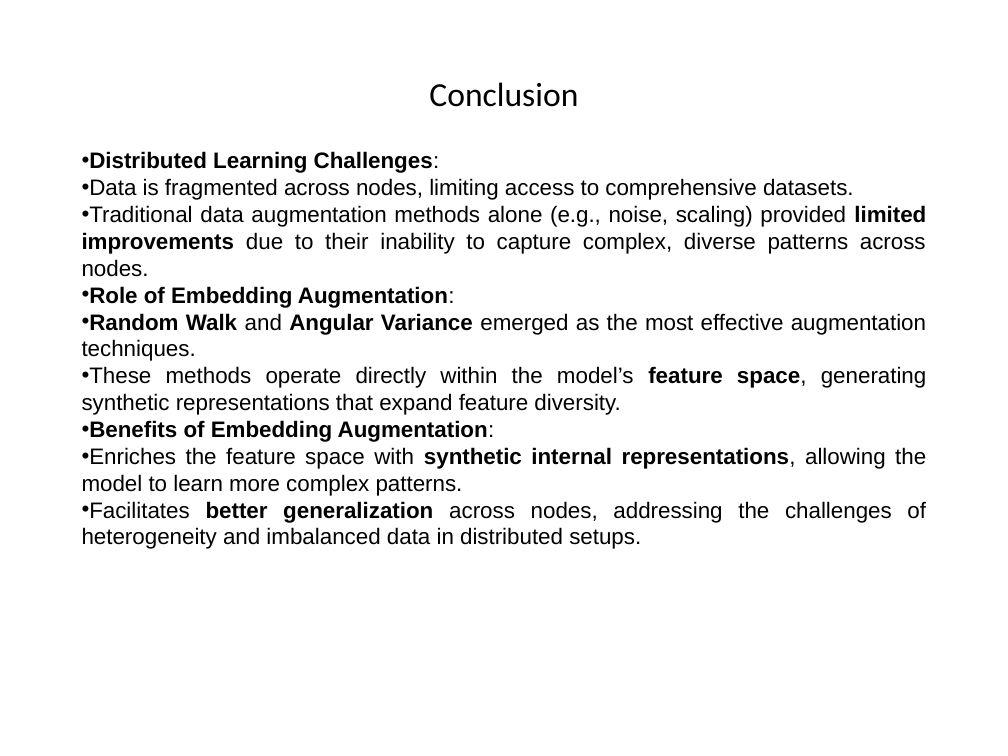
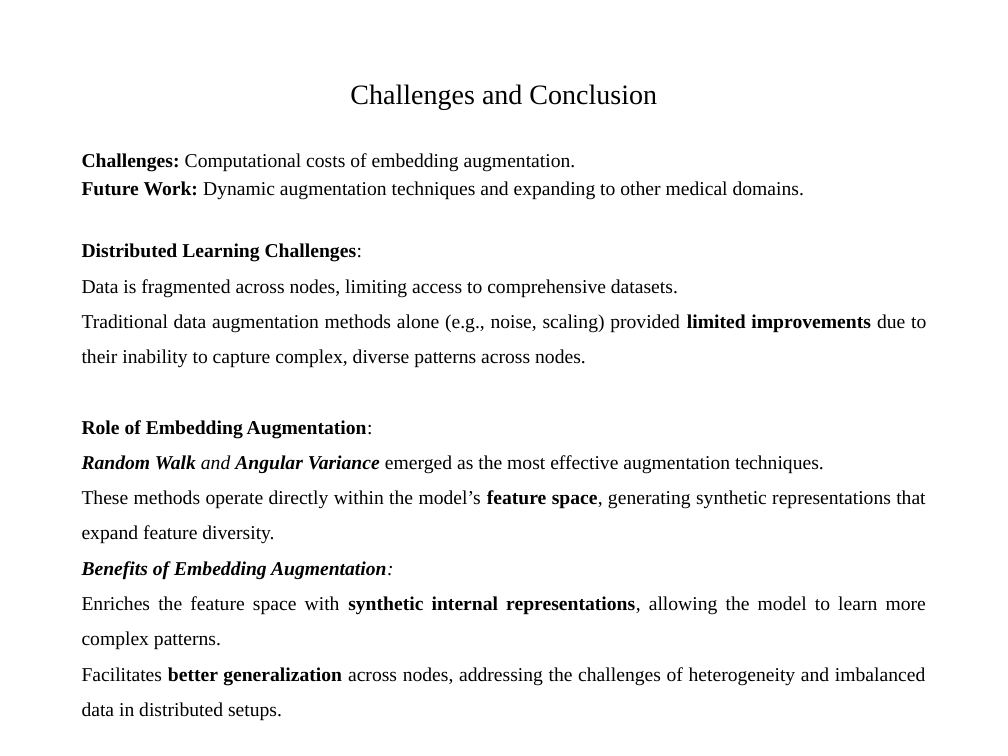
Before and after one commit to nikil1506/Thesis-Work, a slide deck: slide 36 of Presentation.pptx (slide 31 before the commit). Drawn at 1008x756 pixels with LibreOffice and Linux fonts; fonts in the diff are those of the drawing. Boxes give left, top, right and bottom in pixels: in the first picture for what was removed or moved away, otherwise in the second. Text is boxed around its words. In the diff, an @@ line names an element or a change of style, - is before the commit and + after.

```diff
--- a/Presentation.pptx
+++ b/Presentation.pptx
@@ title at box(350, 84, 657, 110): text changed; size 24 to 20 pt; font Calibri to Times New Roman @@
-Conclusion
+Challenges and Conclusion
@@ text at box(82, 153, 804, 200): paragraphs added @@
+Challenges: Computational costs of embedding augmentation.
+Future Work: Dynamic augmentation techniques and expanding to other medical domains.
@@ text at box(82, 243, 926, 721): size 16 to 14 pt, font Arial to Times New Roman in "Distributed Learning Challenges:", "Data is fragmented across nodes, limiting access ...", "Traditional data augmentation methods alone (e.g., noise, ...", "Role of Embedding Augmentation:" and 5 more places; italic on in "Random Walk and Angular Variance", "Benefits of Embedding Augmentation:"; bullet • to none; line spacing 1 to 1.5 @@
```
Also in this commit, not shown: 29 other slides changed, 6 slides added, 1 slide removed.
